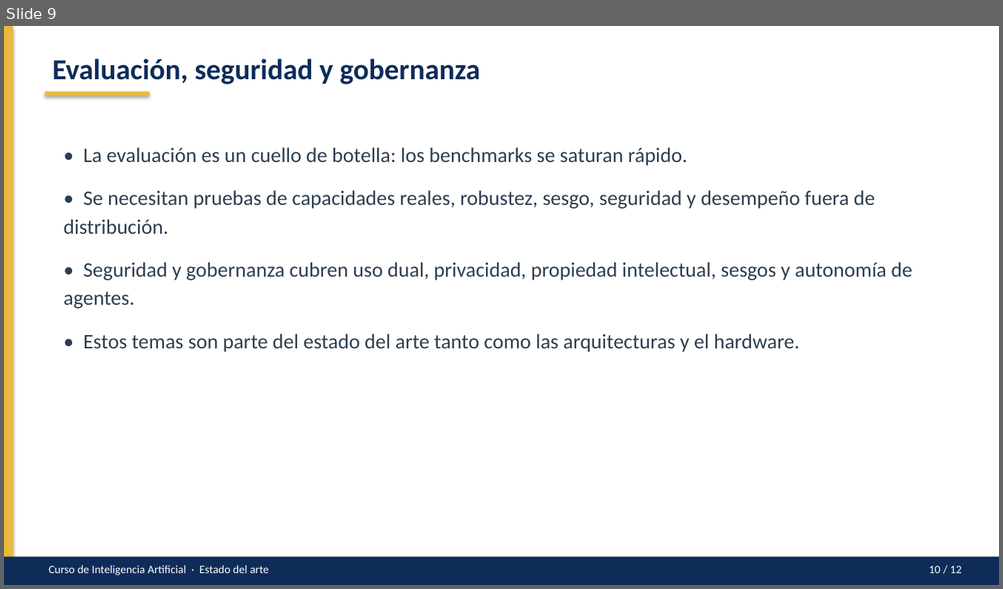
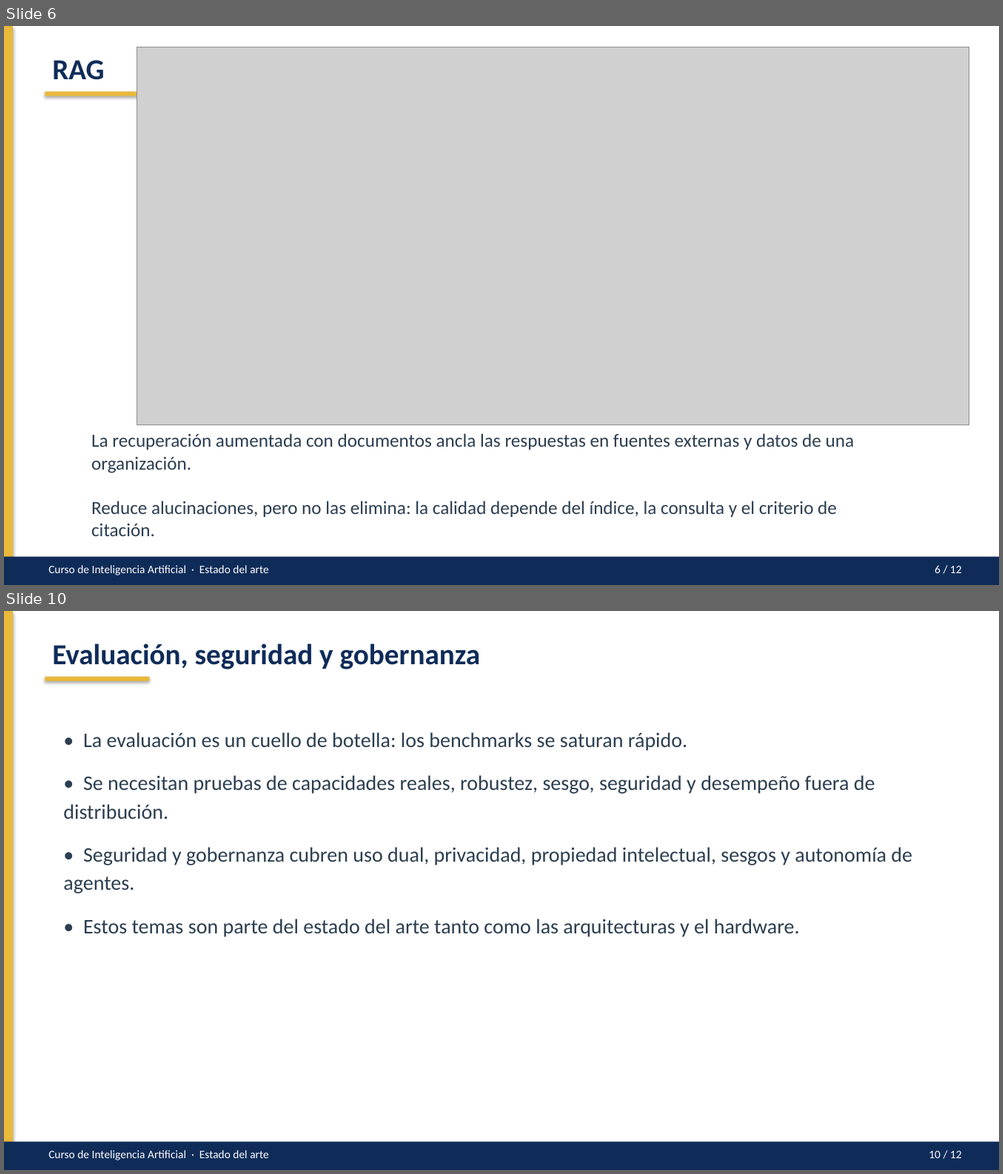
Before and after one commit to S-Shino-S/Inteligencia_Artificial-VictorUc, a slide deck: Conceptos Básicos de IA/PPTXs/estado-del-arte.pptx. Shown one above the other, each under a label of ours: slide 9 before the commit, slides 6 and 10 after it; the slides between them are not shown. The pictures are 1003x589 and 1003x1174 pixels, drawn with LibreOffice and Linux fonts; fonts in the diff are those of the drawing; grey boxes stand for pictures. Boxes give left, top, right and bottom in pixels: in the first picture for what was removed or moved away, otherwise in the second. Text is boxed around its words. In the diff, an @@ line names an element or a change of style, - is before the commit and + after.

```diff
--- a/Conceptos Básicos de IA/PPTXs/estado-del-arte.pptx
+++ b/Conceptos Básicos de IA/PPTXs/estado-del-arte.pptx
@@ slide 6 added at (4, 26, 999, 585), background #FFFFFF @@
@@ rectangle added at (4, 26, 999, 585), fill #FFFFFF @@
@@ rectangle added at (4, 26, 13, 585), fill #E8B93A @@
@@ picture added at (136, 47, 969, 425) @@
@@ text added at (52, 60, 104, 80), 28 pt, text #0F2C59, bold @@
+RAG
@@ rectangle added at (45, 92, 150, 96), fill #E8B93A @@
@@ text added at (91, 434, 854, 537), 18 pt, text #2C3E50 @@
+La recuperación aumentada con documentos ancla las respuestas en fuentes externas y datos de una organización.
+Reduce alucinaciones, pero no las elimina: la calidad depende del índice, la consulta y el criterio de citación.
@@ rectangle added at (4, 557, 999, 585), fill #0F2C59 @@
@@ text added at (48, 565, 268, 576), 11 pt, text #FFFFFF @@
+Curso de Inteligencia Artificial · Estado del arte
@@ text added at (934, 565, 962, 574), 11 pt, text #FFFFFF @@
+6 / 12
@@ what was slide 9 is now slide 10 @@
```
Also in this commit, not shown: 7 slides changed, 1 other slide added, 2 slides removed, 1 other file.
